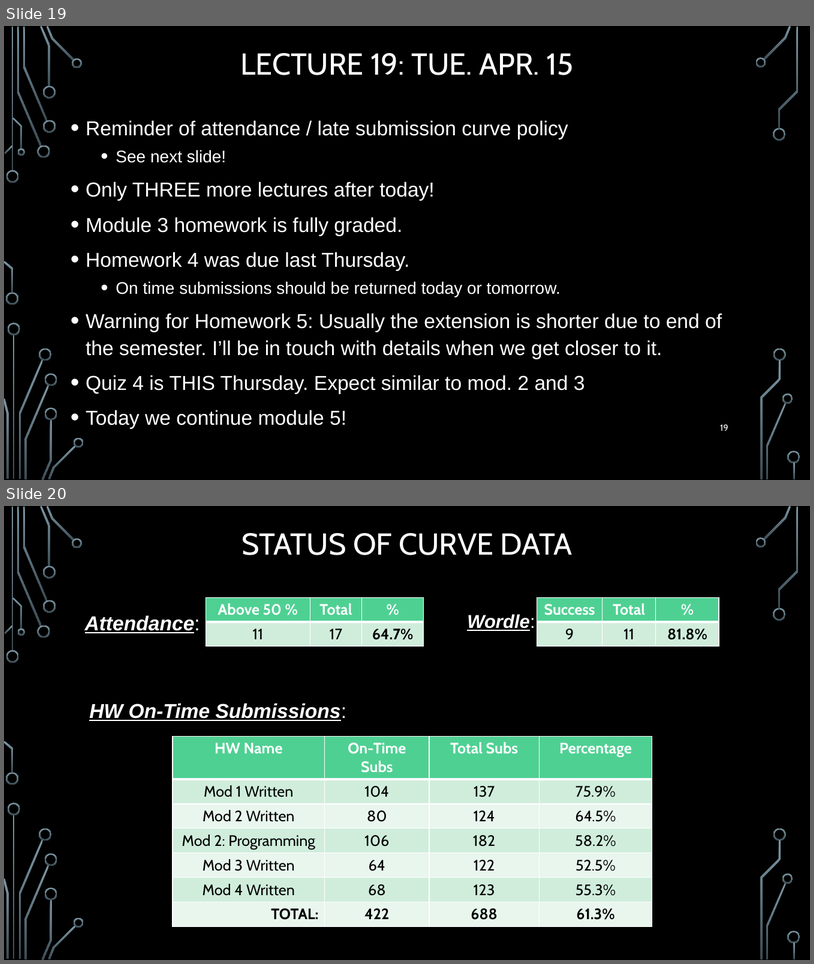
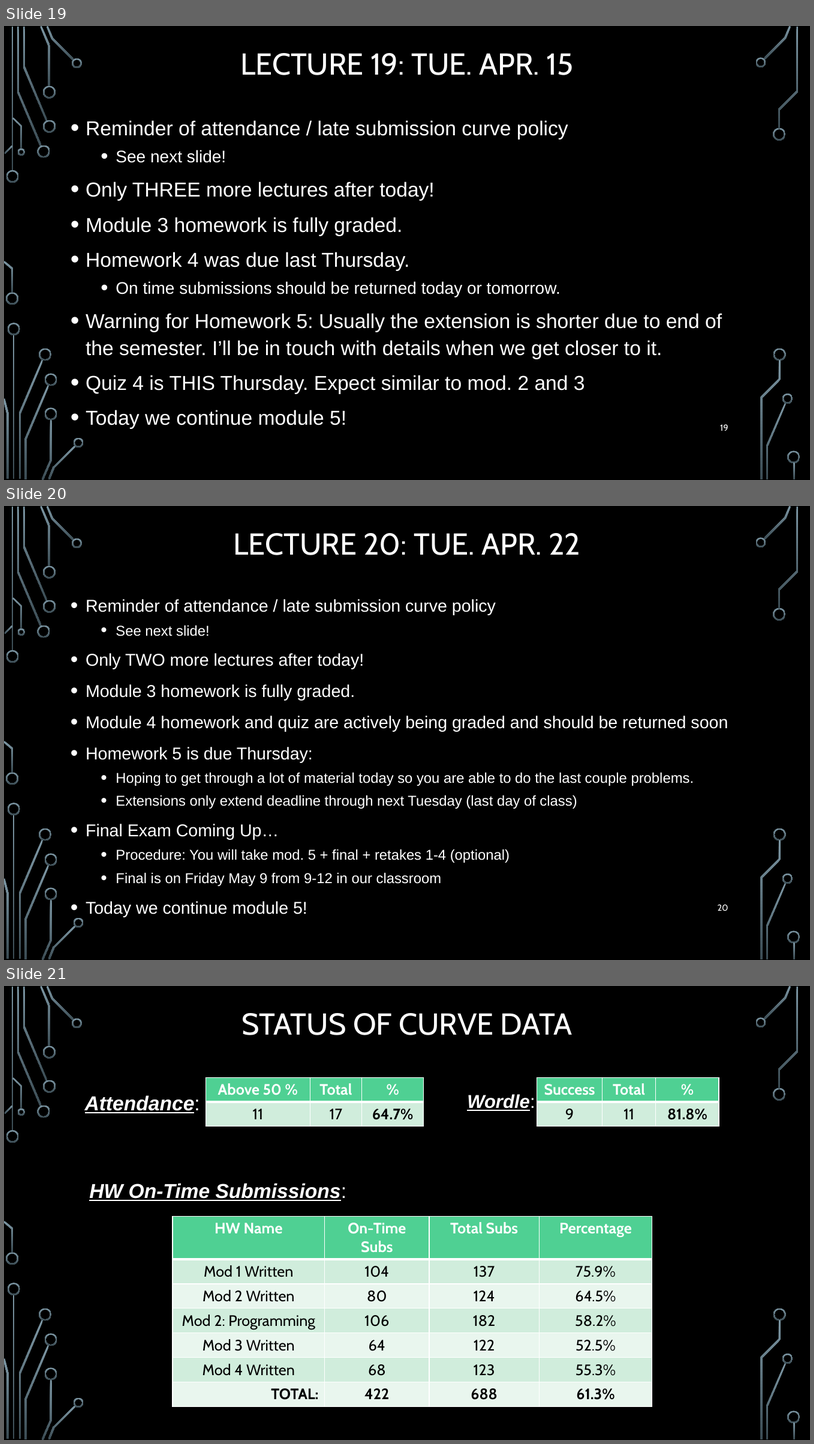
Before and after one commit to markfloryan/dmt2, a slide deck: slides/00-DailyAnnouncements.pptx. Shown one above the other, each under a label of ours: slides 19 and 20 before the commit, slides 19, 20 and 21 after it. The pictures are 814x964 and 814x1444 pixels, drawn with LibreOffice and Linux fonts; fonts in the diff are those of the drawing; background and template pictures are left out. Boxes give left, top, right and bottom in pixels: in the first picture for what was removed or moved away, otherwise in the second. Text is boxed around its words. In the diff, an @@ line names an element or a change of style, - is before the commit and + after.

```diff
--- a/slides/00-DailyAnnouncements.pptx
+++ b/slides/00-DailyAnnouncements.pptx
@@ slide 20 added at [4,506,810,960], background picture (left out); not listed: 36 template elements that a slide beside it also shows @@
@@ title added at [234,533,581,555], 36 pt, text #FFFFFF @@
+LECTURE 20: TUE. APR. 22
@@ text added at [86,599,728,916], 17 pt, text #FFFFFF @@
+• Reminder of attendance / late submission curve policy
+  • See next slide!
+• Only TWO more lectures after today!
+• Module 3 homework is fully graded.
+• Module 4 homework and quiz are actively being graded and should be returned soon
+• Homework 5 is due Thursday:
+  • Hoping to get through a lot of material today so you are able to do the last couple problems.
+  • Extensions only extend deadline through next Tuesday (last day of class)
+• Final Exam Coming Up…
+  • Procedure: You will take mod. 5 + final + retakes 1-4 (optional)
+  • Final is on Friday May 9 from 9-12 in our classroom
+• Today we continue module 5!
@@ page number added at [718,904,729,910], 10.5 pt, text #FFFFFF @@
+20
@@ what was slide 20 is now slide 21 @@
```
Also in this commit, not shown: 1 other file.
